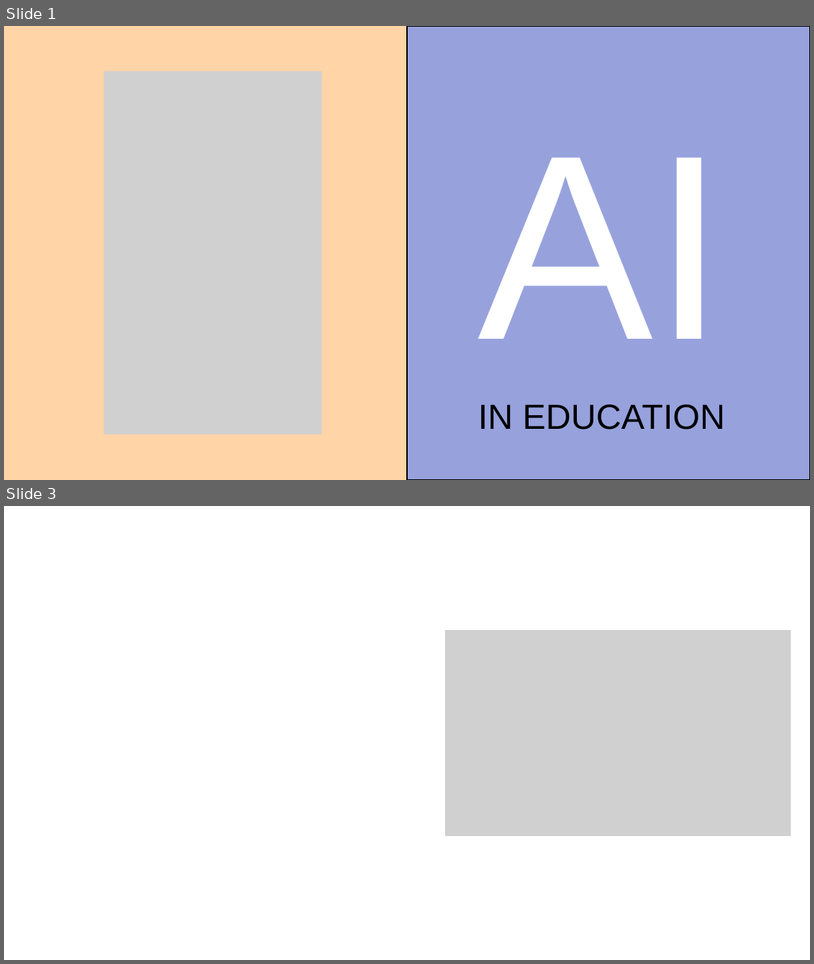
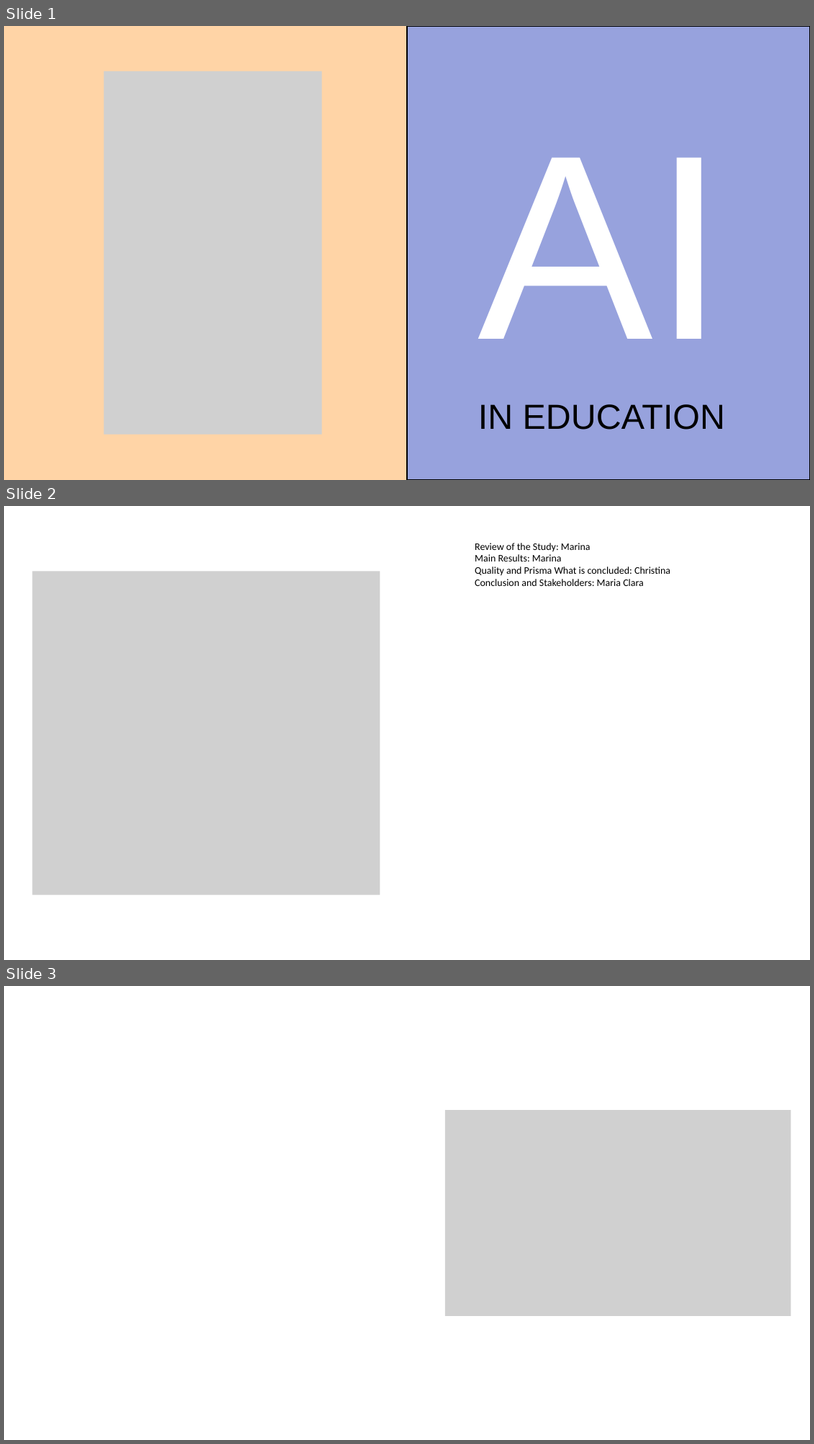
Before and after one commit to tinasophie15/tcpp_project_chatgpt_learning, a slide deck: Presentation.pptx. Shown one above the other, each under a label of ours: slides 1 and 3 before the commit, slides 1, 2 and 3 after it; the slides between them are not shown. The pictures are 814x964 and 814x1444 pixels, drawn with LibreOffice and Linux fonts; fonts in the diff are those of the drawing; grey boxes stand for pictures. Boxes give left, top, right and bottom in pixels: in the first picture for what was removed or moved away, otherwise in the second. Text is boxed around its words. In the diff, an @@ line names an element or a change of style, - is before the commit and + after.

```diff
--- a/Presentation.pptx
+++ b/Presentation.pptx
@@ slide 2 added at <box>4,506,810,960</box>, background #FFFFFF @@
@@ text added at <box>475,543,671,586</box>, 18 pt, text #000000 @@
+Review of the Study: Marina
+Main Results: Marina
+Quality and Prisma What is concluded: Christina
+Conclusion and Stakeholders: Maria Clara
@@ picture added at <box>33,571,380,894</box> @@
```
Also in this commit, not shown: 1 slide removed.
